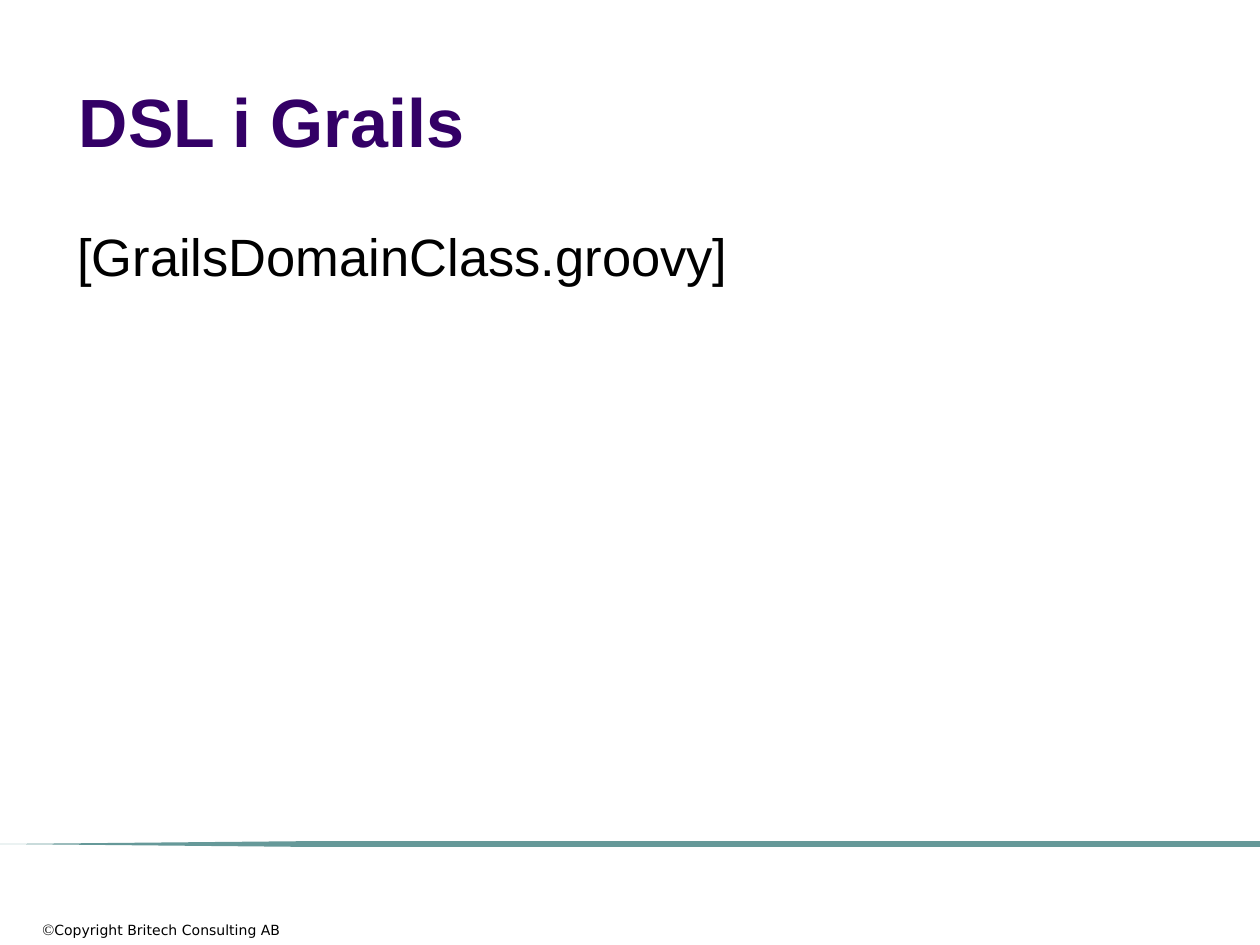
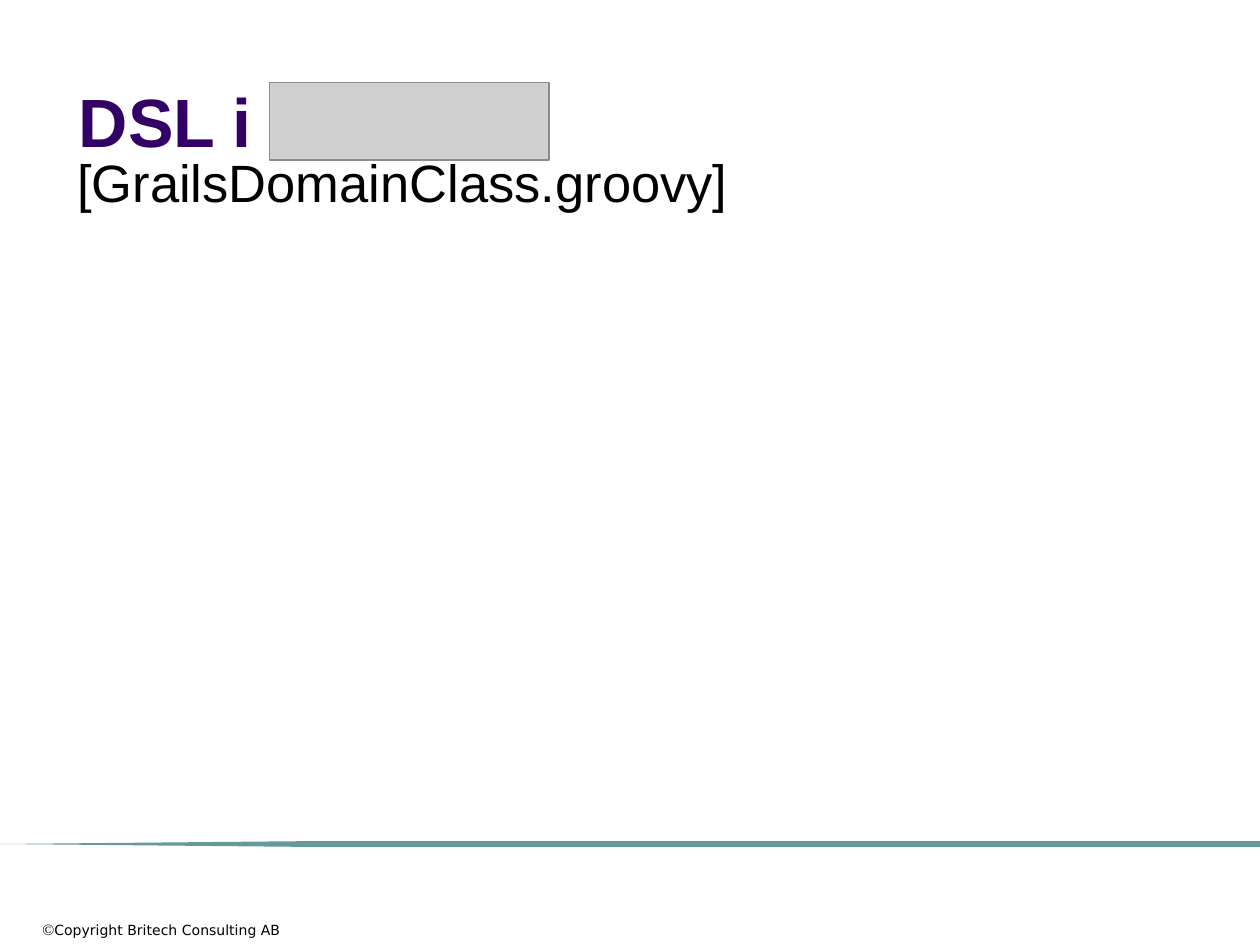
Before and after one commit to me97esn/groovyseminarium, a slide deck: slide 18 of groovyseminarie/dokument/groovyseminarium_source_w_logo.pptx (slide 17 before the commit). Drawn at 1260x945 pixels with LibreOffice and Linux fonts; fonts in the diff are those of the drawing; grey boxes stand for pictures; background and template pictures are left out. Boxes give left, top, right and bottom in pixels: in the first picture for what was removed or moved away, otherwise in the second. Text is boxed around its words. In the diff, an @@ line names an element or a change of style, - is before the commit and + after.

```diff
--- a/groovyseminarie/dokument/groovyseminarium_source_w_logo.pptx
+++ b/groovyseminarie/dokument/groovyseminarium_source_w_logo.pptx
@@ picture added at [270,83,549,160] @@
@@ title at [79,97,252,148]: text changed @@
-DSL i Grails
+DSL i
@@ text "[GrailsDomainClass.groovy]" rewrapped from [77,238,727,287] to [77,160,727,213] @@
```
Also in this commit, not shown: 10 other slides changed, 1 slide added, 3 other files.
